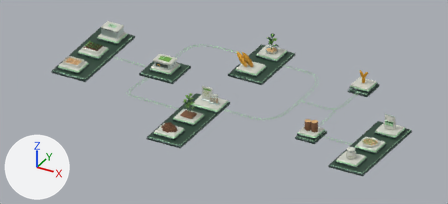
Renders of the Blender file assets/seed-exhibits.blend from each side of a commit.
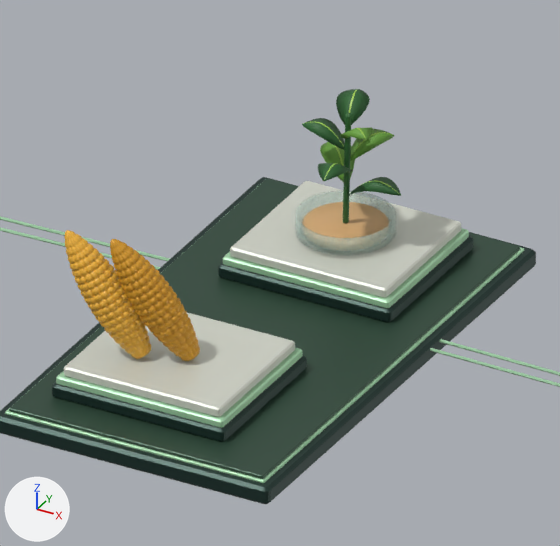
The first picture shows the older version from the file's camera 'Panorama'. The close-ups show the older and then the newer version on the part from 51% to 67% of the width and 11% to 44% of the height of that picture. Only the edits that show in the close-ups are written down. The axes (+X, +Y, +Z) are drawn at lower left. The lights are the same throughout.

The scene before the commit, as lines of its bpy script (objects in view):
```python
ob_a05_ear = bpy.data.objects.new('A05_ear', me_ear)
ob_a05_ear.parent = ob_a05
ob_a05_ear.location = (-0.22, -0.2, 0.0367)
ob_a05_ear.rotation_euler = (0.0, -0.57, 0.18)  # degrees (0, -33, 10)
ob_a05_ear_001 = bpy.data.objects.new('A05_ear.001', me_ear_001)
ob_a05_ear_001.parent = ob_a05
ob_a05_ear_001.location = (0.14, -0.035, 0.0367)
ob_a05_ear_001.rotation_euler = (0.0, -0.57, 0.36)  # degrees (0, -33, 21)
ob_a06_blade = bpy.data.objects.new('A06_blade', me_blade)
ob_a06_blade.parent = ob_a06
ob_a06_blade.location = (0.01, 0.0, 0.358)
ob_a06_blade_001 = bpy.data.objects.new('A06_blade.001', me_blade_001)
ob_a06_blade_001.parent = ob_a06
ob_a06_blade_001.location = (0.01, 0.0, 0.464)
ob_a06_blade_001.rotation_euler = (0.0, 0.0, 2.39)  # degrees (0, 0, 137)
ob_a06_blade_002 = bpy.data.objects.new('A06_blade.002', me_blade_002)
ob_a06_blade_002.parent = ob_a06
ob_a06_blade_002.location = (0.01, 0.0, 0.57)
ob_a06_blade_002.rotation_euler = (0.0, 0.0, 4.78)  # degrees (0, 0, 274)
ob_a06_blade_003 = bpy.data.objects.new('A06_blade.003', me_blade_003)
ob_a06_blade_003.parent = ob_a06
ob_a06_blade_003.location = (0.01, 0.0, 0.675)
ob_a06_blade_003.rotation_euler = (0.0, 0.0, 7.17)  # degrees (0, 0, 51)
ob_a06_blade_004 = bpy.data.objects.new('A06_blade.004', me_blade_004)
ob_a06_blade_004.parent = ob_a06
ob_a06_blade_004.location = (0.01, 0.0, 0.781)
ob_a06_blade_004.rotation_euler = (0.0, 0.0, 9.56)  # degrees (0, 0, 188)
ob_a06_blade_006 = bpy.data.objects.new('A06_blade.006', me_blade_006)
ob_a06_blade_006.parent = ob_a06
ob_a06_blade_006.location = (0.01, 0.0, 0.992)
ob_a06_blade_006.rotation_euler = (0.0, 0.0, 14.34)  # degrees (0, 0, 102)
ob_plinth_a05_tier = bpy.data.objects.new('plinth_A05_tier', me_tier_004)
ob_plinth_a05_tier.parent = ob_plinth_a05
ob_plinth_a05_tier.location = (0.0, 0.0, 0.112)
# also in view: 'plinth_A05_foot' at (0.4, 4.7, 0.3); 'S3_inset' at (0.6, 5.8, 0.2); 'plinth_A06_foot' at (0.7, 7.1, 0.3); 'S3_raft' at (0.6, 5.8, 0.1); 'plinth_A06_tier' at (0.7, 7.1, 0.4)
```
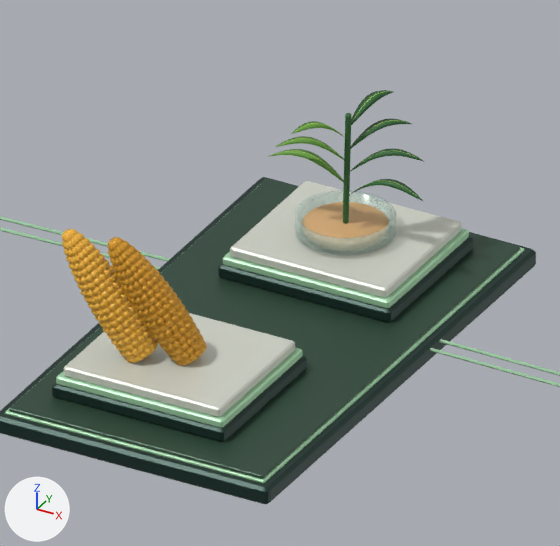
Boxes [x1, y1, x2, y2] around the edits, measured in the close-ups (560 x 546 px):
'A05_ear.001', reshaped (10% wider)
    before: [110, 239, 200, 361]
    after: [108, 237, 207, 366]
'A05_ear', reshaped (10% wider)
    before: [64, 230, 151, 359]
    after: [62, 229, 158, 363]
'A06_blade.004', reshaped, moved, turned
    before: [302, 118, 345, 150]
    after: [351, 119, 412, 148]
'A06_blade.006', reshaped, moved, turned
    before: [336, 89, 370, 125]
    after: [351, 90, 395, 125]
'A06_blade.003', reshaped, turned
    before: [350, 129, 395, 161]
    after: [275, 136, 344, 160]
'A06_blade.001', reshaped, turned
    before: [320, 142, 355, 182]
    after: [270, 149, 344, 182]
'A06_blade.002', turned
    before: [318, 163, 353, 181]
    after: [350, 148, 425, 172]
'A06_blade', reshaped (41% wider, 20% taller)
    before: [348, 177, 401, 196]
    after: [349, 179, 424, 202]
'A06_blade.005', turned
    before: [340, 127, 373, 140]
    after: [291, 121, 344, 137]

Patch to the scene script:
```diff
--- a/assets/seed-exhibits.blend.py
+++ b/assets/seed-exhibits.blend.py
@@ me_ear @@
 me_ear.from_pydata(...)  # 14520 vertices, 14402 faces; spans x -0.178..0.177, y -0.178..0.178, z 0.0..1.22
 # used by ob_a05_ear; parent = ob_a05; location = (-0.22, -0.2, 0.0367); rotation_euler = (0.0, -0.57, 0.18), in degrees (0, -33, 10)
+# me_ear part 1: 13813 of 14520 vertices moved; they spanned x -0.178..0.177, y -0.178..0.178, z 0.0..1.22 and now span x -0.178..0.177, y -0.177..0.178, z 0.0..1.22; mean shift (0.0, 0.0, 0.0); largest move (-0.069, 0.035, 0.01) -> (-0.127, 0.065, 0.01)
 me_ear.materials.append(mat_lemon)
@@ me_ear_001 @@
 me_ear_001.from_pydata(...)  # 14520 vertices, 14402 faces; spans x -0.178..0.178, y -0.178..0.177, z 0.0..1.22
 # used by ob_a05_ear_001; parent = ob_a05; location = (0.14, -0.035, 0.0367); rotation_euler = (0.0, -0.57, 0.36), in degrees (0, -33, 21)
+# me_ear_001 part 2: 13876 of 14520 vertices moved; they spanned x -0.178..0.178, y -0.178..0.177, z 0.0..1.22 and now span x -0.178..0.178, y -0.178..0.177, z 0.0..1.22; mean shift (0.0, 0.0, 0.0); largest move (-0.045, 0.062, 0.01) -> (-0.084, 0.116, 0.01)
 me_ear_001.materials.append(mat_gold)
@@ me_blade @@
 # used by ob_a06_blade; parent = ob_a06; location = (0.01, 0.0, 0.358)
-me_blade.from_pydata(...)  # 66 vertices, 62 faces; spans x 0.0..0.503, y -0.137..0.137, z 0.0..0.221
+me_blade.from_pydata(...)  # 66 vertices, 62 faces; spans x 0.0..0.715, y -0.062..0.062, z 0.0..0.248
+# me_blade part 3: 62 of 66 vertices moved; they spanned x 0.0..0.503, y -0.137..0.137, z 0.0..0.221 and now span x 0.0..0.715, y -0.062..0.062, z 0.0..0.248; mean shift (0.113, 0.0, 0.024); largest move (0.503, 0.002, 0.14) -> (0.715, 0.001, 0.14)
 me_blade.materials.append(mat_forest)
@@ me_blade_001 @@
 # used by ob_a06_blade_001; parent = ob_a06; location = (0.01, 0.0, 0.464); rotation_euler = (0.0, 0.0, 2.39), in degrees (0, 0, 137)
-me_blade_001.from_pydata(...)  # 66 vertices, 62 faces; spans x 0.0..0.475, y -0.137..0.137, z 0.0..0.219
+me_blade_001.from_pydata(...)  # 66 vertices, 62 faces; spans x 0.0..0.674, y -0.062..0.062, z 0.0..0.244
+# me_blade_001 part 4: 62 of 66 vertices moved; they spanned x 0.0..0.475, y -0.137..0.137, z 0.0..0.219 and now span x 0.0..0.674, y -0.062..0.062, z 0.0..0.244; mean shift (0.106, 0.0, 0.022); largest move (0.475, 0.002, 0.147) -> (0.674, 0.001, 0.147)
 me_blade_001.materials.append(mat_leaf)
@@ me_blade_003 @@
 # used by ob_a06_blade_003; parent = ob_a06; location = (0.01, 0.0, 0.675); rotation_euler = (0.0, 0.0, 7.17), in degrees (0, 0, 51)
-me_blade_003.from_pydata(...)  # 66 vertices, 62 faces; spans x 0.0..0.418, y -0.137..0.137, z 0.0..0.216
+me_blade_003.from_pydata(...)  # 66 vertices, 62 faces; spans x 0.0..0.594, y -0.062..0.062, z 0.0..0.235
+# me_blade_003 part 5: 62 of 66 vertices moved; they spanned x 0.0..0.418, y -0.137..0.137, z 0.0..0.216 and now span x 0.0..0.594, y -0.062..0.062, z 0.0..0.235; mean shift (0.093, 0.0, 0.019); largest move (0.418, 0.002, 0.161) -> (0.594, 0.001, 0.161)
 me_blade_003.materials.append(mat_leaf)
@@ me_blade_004 @@
 # used by ob_a06_blade_004; parent = ob_a06; location = (0.01, 0.0, 0.781); rotation_euler = (0.0, 0.0, 9.56), in degrees (0, 0, 188)
-me_blade_004.from_pydata(...)  # 66 vertices, 62 faces; spans x 0.0..0.389, y -0.137..0.137, z 0.0..0.215
+me_blade_004.from_pydata(...)  # 66 vertices, 62 faces; spans x 0.0..0.553, y -0.062..0.062, z 0.0..0.231
+# me_blade_004 part 6: 62 of 66 vertices moved; they spanned x 0.0..0.389, y -0.137..0.137, z 0.0..0.215 and now span x 0.0..0.553, y -0.062..0.062, z 0.0..0.231; mean shift (0.087, 0.0, 0.018); largest move (0.389, 0.002, 0.169) -> (0.553, 0.001, 0.169)
 me_blade_004.materials.append(mat_forest)
@@ me_blade_006 @@
 # used by ob_a06_blade_006; parent = ob_a06; location = (0.01, 0.0, 0.992); rotation_euler = (0.0, 0.0, 14.34), in degrees (0, 0, 102)
-me_blade_006.from_pydata(...)  # 66 vertices, 62 faces; spans x 0.0..0.333, y -0.137..0.137, z 0.0..0.215
+me_blade_006.from_pydata(...)  # 66 vertices, 62 faces; spans x 0.0..0.472, y -0.062..0.062, z 0.0..0.225
+# me_blade_006 part 7: 62 of 66 vertices moved; they spanned x 0.0..0.333, y -0.137..0.137, z 0.0..0.215 and now span x 0.0..0.472, y -0.062..0.062, z 0.0..0.225; mean shift (0.074, 0.0, 0.014); largest move (0.333, 0.002, 0.183) -> (0.472, 0.001, 0.183)
 me_blade_006.materials.append(mat_forest)
@@ ob_a06_blade_001 @@
 ob_a06_blade_001.location = (0.01, 0.0, 0.464)
-ob_a06_blade_001.rotation_euler = (0.0, 0.0, 2.39)  # degrees (0, 0, 137)
+ob_a06_blade_001.rotation_euler = (0.0, 0.0, 3.332)  # degrees (0, 0, 191)
@@ ob_a06_blade_002 @@
 ob_a06_blade_002.location = (0.01, 0.0, 0.57)
-ob_a06_blade_002.rotation_euler = (0.0, 0.0, 4.78)  # degrees (0, 0, 274)
+ob_a06_blade_002.rotation_euler = (0.0, 0.0, 6.663)  # degrees (0, 0, 22)
@@ ob_a06_blade_003 @@
 ob_a06_blade_003.location = (0.01, 0.0, 0.675)
-ob_a06_blade_003.rotation_euler = (0.0, 0.0, 7.17)  # degrees (0, 0, 51)
+ob_a06_blade_003.rotation_euler = (0.0, 0.0, 9.995)  # degrees (0, 0, 213)
@@ ob_a06_blade_004 @@
 ob_a06_blade_004.parent = ob_a06
-ob_a06_blade_004.location = (0.01, 0.0, 0.781)
-ob_a06_blade_004.rotation_euler = (0.0, 0.0, 9.56)  # degrees (0, 0, 188)
+ob_a06_blade_004.location = (0.0174, 0.0, 0.781)
+ob_a06_blade_004.rotation_euler = (0.0, 0.0, 13.33)  # degrees (0, 0, 44)
@@ ob_a06_blade_005 @@
 ob_a06_blade_005.location = (0.01, 0.0, 0.886)
-ob_a06_blade_005.rotation_euler = (0.0, 0.0, 11.95)  # degrees (0, 0, 325)
+ob_a06_blade_005.rotation_euler = (0.0, 0.0, 16.66)  # degrees (0, 0, 235)
@@ ob_a06_blade_006 @@
 ob_a06_blade_006.parent = ob_a06
-ob_a06_blade_006.location = (0.01, 0.0, 0.992)
-ob_a06_blade_006.rotation_euler = (0.0, 0.0, 14.34)  # degrees (0, 0, 102)
+ob_a06_blade_006.location = (0.0221, 0.0, 0.992)
+ob_a06_blade_006.rotation_euler = (0.0, 0.0, 19.99)  # degrees (0, 0, 65)
```
